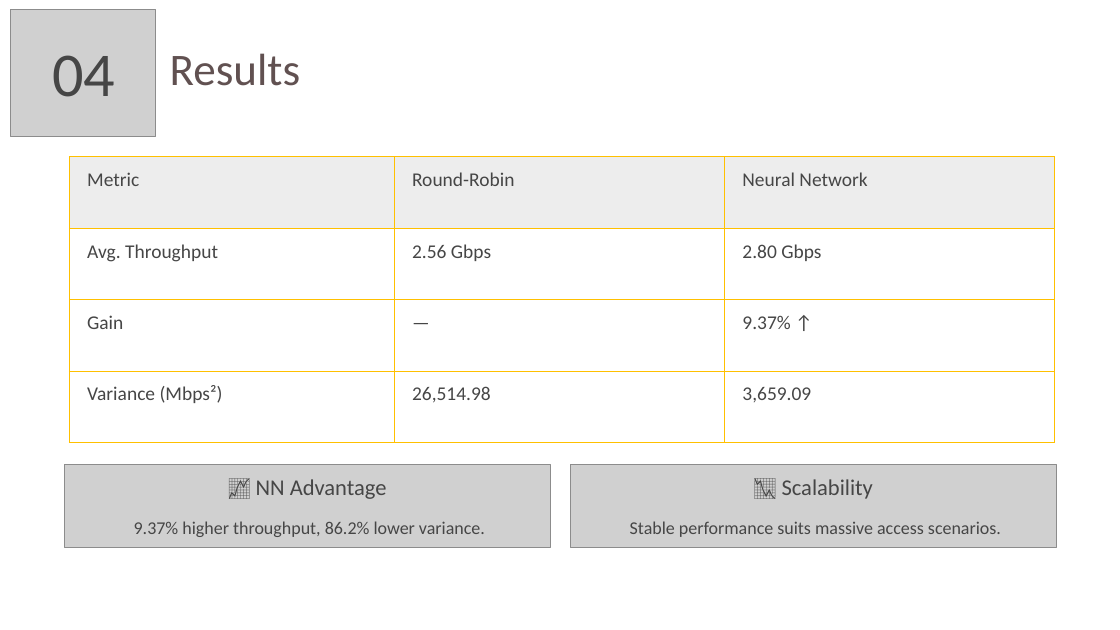
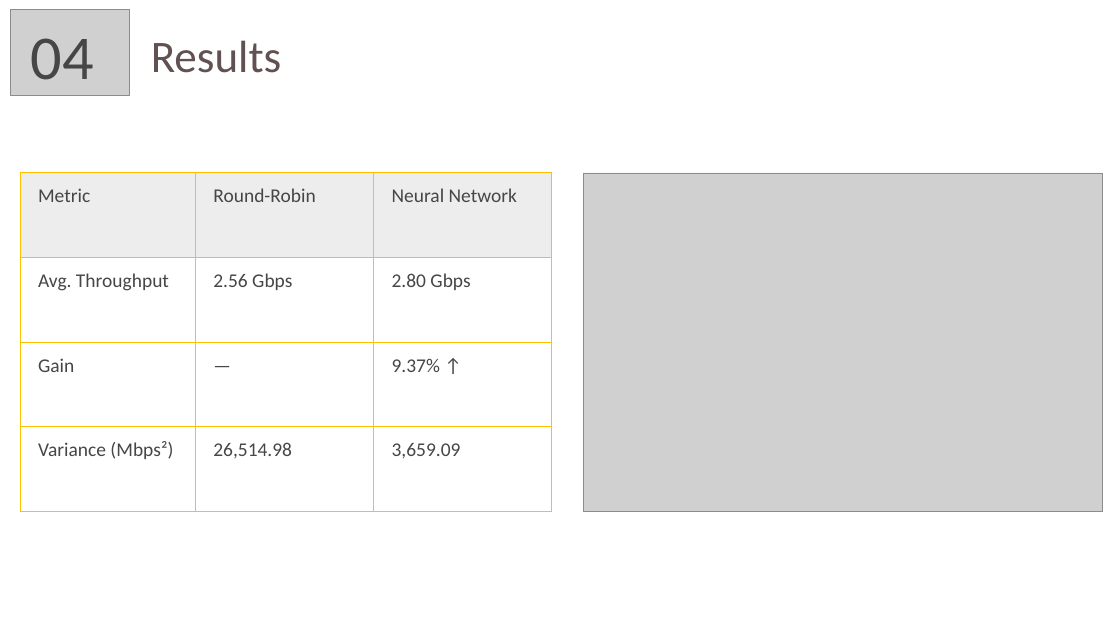
Before and after one commit to Ojerinde/Neural-Network-Based-Scheduling, a slide deck: slide 7 of Summary.pptx. Drawn at 1120x630 pixels with LibreOffice and Linux fonts; fonts in the diff are those of the drawing; grey boxes stand for pictures; background and template pictures are left out. Boxes give left, top, right and bottom in pixels: in the first picture for what was removed or moved away, otherwise in the second. Text is boxed around its words. In the diff, an @@ line names an element or a change of style, - is before the commit and + after.

Commit message:
feat: update executive summary ppt

```diff
--- a/Summary.pptx
+++ b/Summary.pptx
@@ picture: place and size @@
-picture at [10,9,155,136]
+picture at [10,9,130,95]
@@ text "Results": place and size @@
-text "Results" at [170,53,300,86]
+text "Results" at [151,40,281,73]
@@ text "04": place and size @@
-text "04" at [52,55,115,97]
+text "04" at [31,38,94,80]
@@ table: place and size @@
-table at [69,157,1055,442]
+table at [20,173,552,512]
@@ picture added at [583,173,1102,512] @@
@@ picture removed at [64,464,550,547] @@
@@ text removed at [256,479,387,499] @@
-📈 NN Advantage
@@ picture removed at [570,464,1056,547] @@
@@ text removed at [782,479,873,499] @@
-📉 Scalability
@@ text removed at [134,521,485,537] @@
-9.37% higher throughput, 86.2% lower variance.
@@ text removed at [630,521,1001,537] @@
-Stable performance suits massive access scenarios.
```
